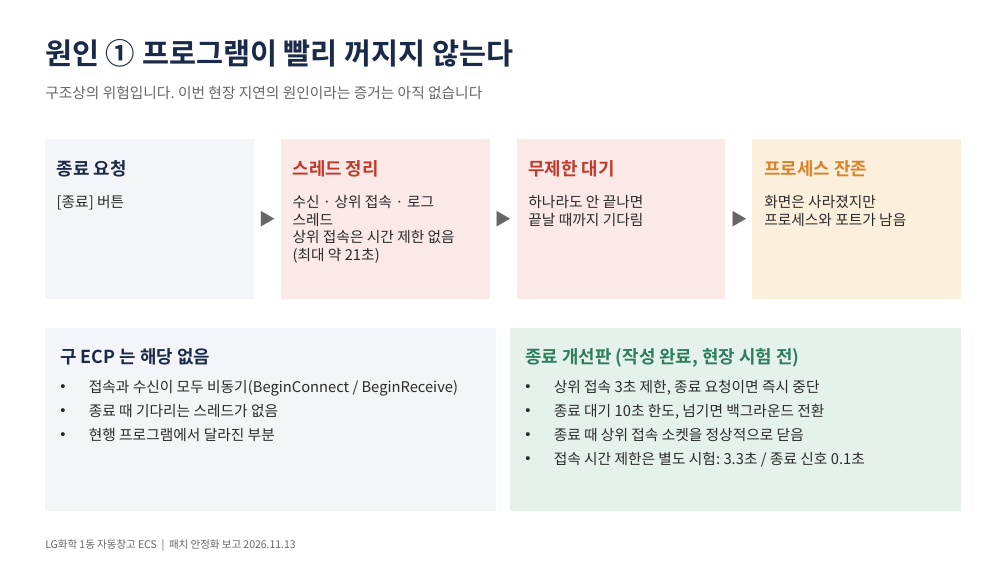
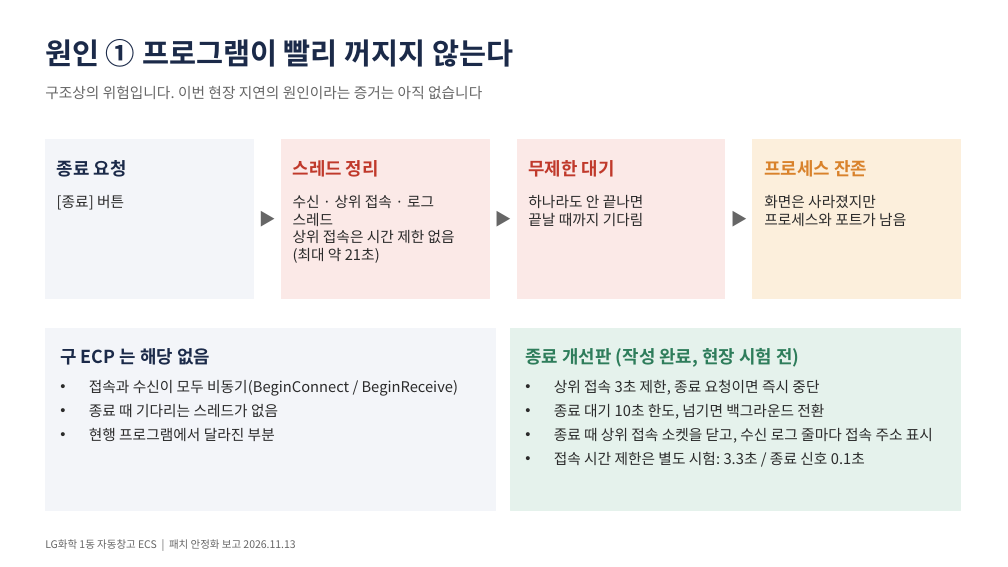
Before and after one commit to yeorijby-coder/LGLS_ALL, a slide deck: slide 4 of docs/산출물_20261113/패치_안정화_보고_요약_20261113.pptx. Drawn at 1008x567 pixels with LibreOffice and Linux fonts; fonts in the diff are those of the drawing. Boxes give left, top, right and bottom in pixels: in the first picture for what was removed or moved away, otherwise in the second. Text is boxed around its words. In the diff, an @@ line names an element or a change of style, - is before the commit and + after.

```diff
--- a/docs/산출물_20261113/패치_안정화_보고_요약_20261113.pptx
+++ b/docs/산출물_20261113/패치_안정화_보고_요약_20261113.pptx
@@ text at box(554, 428, 933, 443): text changed @@
-• 종료 때 상위 접속 소켓을 정상적으로 닫음
+• 종료 때 상위 접속 소켓을 닫고, 수신 로그 줄마다 접속 주소 표시
```
Also in this commit, not shown: 5 other files.
